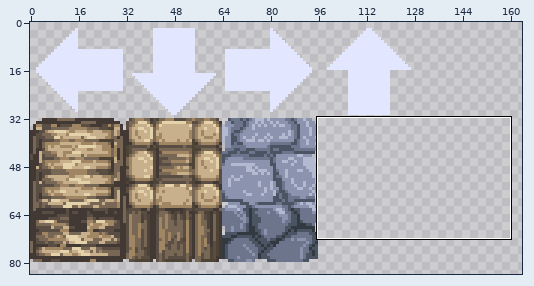
A pixel-art file gets an edit: GEODE/Assets/Sprites/StructureSprites/32x32Sprites.aseprite. The first picture is a wide view before the edit; the outline marks the close-up.
Close-up. Before:
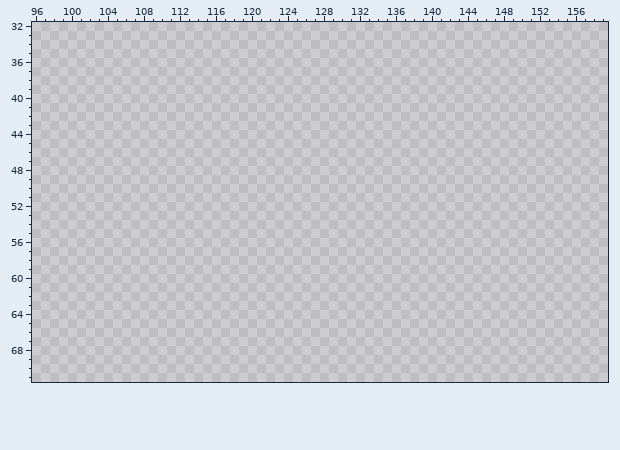
256x256 pixels, 1 frame. Shown: x 96..159, y 32..71. The wide view leaves out empty margins.
New version:
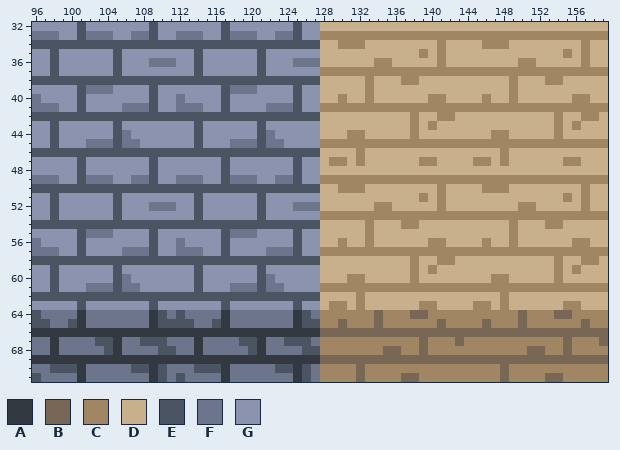
Palette (. is transparent): A #333941  B #796755  C #a08662  D #c7b08b  E #4a5462  F #6d758d  G #8b93af
Change:
y 32: x 96..159 ................................................................ -> GGGGGEGGGGGGGEGGGGGGGEGGGGGGGEGGDDDDDDDDDDDDDDDDDDDDDDDDDDDDDDDD
y 33: x 96..159 ................................................................ -> FFFGGEFFFGGFFEGGFFFGGEFFFGGFFEGGCCCCCCCCCCCCCCCCCCCCCCCCCCCCCCCC
y 34: x 96..159 ................................................................ -> EEEEEEEEEEEEEEEEEEEEEEEEEEEEEEEEDDCCCDDDDDDDDCDDDDCCCDDDDDDDDCDD
y 35: x 96..159 ................................................................ -> GGEGGGGGGEGGGGGGGGEGGGGGGEGGGGGGDDDDDDDDDDDCDCDDDDDDDDDDDDDCDCDD
y 36: x 96..159 ................................................................ -> GGEGGGGGGEGGGFFFGGEGGGGGGEGGGFFFDDDDDDCCDDDDDCDDDDDDDDCCDDDDDCDD
y 37: x 96..159 ................................................................ -> GGEGGGGGGEGGGGGGGGEGGGGGGEGGGGGGCCCCCCCCCCCCCCCCCCCCCCCCCCCCCCCC
y 38: x 96..159 ................................................................ -> EEEEEEEEEEEEEEEEEEEEEEEEEEEEEEEEDDDDDCDDDCCDDDDDDDDDDCDDDCCDDDDD
y 39: x 96..159 ................................................................ -> GGGGGEFFFGGGGEGGGGGGGEFFFGGGGEGGDDDDDCDDDDDDDDDDDDDDDCDDDDDDDDDD
y 40: x 96..159 ................................................................ -> FGGGGEGGGGGGGEGGFGGGGEGGGGGGGEGGDDCDDCDDDDDDCCDDDDCDDCDDDDDDCCDD
y 41: x 96..159 ................................................................ -> FFFGGEGGGGFFFEGGFFFGGEGGGGFFFEGGCCCCCCCCCCCCCCCCCCCCCCCCCCCCCCCC
y 42: x 96..159 ................................................................ -> EEEEEEEEEEEEEEEEEEEEEEEEEEEEEEEEDDDDDDDDDDCDDCCDDDDDDDDDDDCDDCCD
y 43: x 96..159 ................................................................ -> GGEGGGGGGEGGGGGGGGEGGGGGGEGGGGGGDDDDDDDDDDCDCDDDDDDDDDDDDDCDCDDD
y 44: x 96..159 ................................................................ -> GGEGGGGGGEFGGGGGGGEGGGGGGEFGGGGGDDDCCDDDDDCDDDDDDDDCCDDDDDCDDDDD
y 45: x 96..159 ................................................................ -> GGEGGGFFFEFFGGGGGGEGGGFFFEFFGGGGCCCCCCCCCCCCCCCCCCCCCCCCCCCCCCCC
y 46: x 96..159 ................................................................ -> EEEEEEEEEEEEEEEEEEEEEEEEEEEEEEEEDDDDCDDDDDDDDDDDDDDDCDDDDDDDDDDD
y 47: x 96..159 ................................................................ -> GGGGGEGGGGGGGEGGGGGGGEGGGGGGGEGGDCCDCDDDDDDCCDDDDCCDCDDDDDDCCDDD
y 48: x 96..159 ................................................................ -> GGGGGEGGGGGGGEGGGGGGGEGGGGGGGEGGDDDDDDDDDDDDDDDDDDDDDDDDDDDDDDDD
y 49: x 96..159 ................................................................ -> FFFGGEFFFGGFFEGGFFFGGEFFFGGFFEGGCCCCCCCCCCCCCCCCCCCCCCCCCCCCCCCC
y 50: x 96..159 ................................................................ -> EEEEEEEEEEEEEEEEEEEEEEEEEEEEEEEEDDCCCDDDDDDDDCDDDDCCCDDDDDDDDCDD
y 51: x 96..159 ................................................................ -> GGEGGGGGGEGGGGGGGGEGGGGGGEGGGGGGDDDDDDDDDDDCDCDDDDDDDDDDDDDCDCDD
y 52: x 96..159 ................................................................ -> GGEGGGGGGEGGGFFFGGEGGGGGGEGGGFFFDDDDDDCCDDDDDCDDDDDDDDCCDDDDDCDD
y 53: x 96..159 ................................................................ -> GGEGGGGGGEGGGGGGGGEGGGGGGEGGGGGGCCCCCCCCCCCCCCCCCCCCCCCCCCCCCCCC
y 54: x 96..159 ................................................................ -> EEEEEEEEEEEEEEEEEEEEEEEEEEEEEEEEDDDDDCDDDCCDDDDDDDDDDCDDDCCDDDDD
y 55: x 96..159 ................................................................ -> GGGGGEFFFGGGGEGGGGGGGEFFFGGGGEGGDDDDDCDDDDDDDDDDDDDDDCDDDDDDDDDD
y 56: x 96..159 ................................................................ -> FGGGGEGGGGGGGEGGFGGGGEGGGGGGGEGGDDCDDCDDDDDDCCDDDDCDDCDDDDDDCCDD
y 57: x 96..159 ................................................................ -> FFFGGEGGGGFFFEGGFFFGGEGGGGFFFEGGCCCCCCCCCCCCCCCCCCCCCCCCCCCCCCCC
y 58: x 96..159 ................................................................ -> EEEEEEEEEEEEEEEEEEEEEEEEEEEEEEEEDDDDDDDDDDCDDCCDDDDDDDDDDDCDDCCD
y 59: x 96..159 ................................................................ -> GGEGGGGGGEGGGGGGGGEGGGGGGEGGGGGGDDDDDDDDDDCDCDDDDDDDDDDDDDCDCDDD
y 60: x 96..159 ................................................................ -> GGEGGGGGGEFGGGGGGGEGGGGGGEFGGGGGDDDCCDDDDDCDDDDDDDDCCDDDDDCDDDDD
y 61: x 96..159 ................................................................ -> GGEGGGFFFEFFGGGGGGEGGGFFFEFFGGGGCCCCCCCCCCCCCCCCCCCCCCCCCCCCCCCC
y 62: x 96..159 ................................................................ -> EEEEEEEEEEEEEEEEEEEEEEEEEEEEEEEEDDDDCDDDDDDDDDDDDDDDCDDDDDDDDDDD
y 63: x 96..159 ................................................................ -> GGGGGEGGGGGGGEGGGGGGGEGGGGGGGEGGDCCDCDDDDDDCCDDDDCCDCDDDDDDCCDDD
y 64: x 96..159 ................................................................ -> EFFFFAFFFFFFFAEFEFFFFAFFFFFFFAEFCCCCCCBCCCBBCCCCCCCCCCBCCCBBCCCC
y 65: x 96..159 ................................................................ -> EEFFEAFFFFFFFAEEEEFFEAFFFFFFFAEECCBCCCBCCCCCCBCCCCBCCCBCCCCCCBCC
y 66: x 96..159 ................................................................ -> AAAAAAAAAAAAAAAAAAAAAAAAAAAAAAAABBBBBBBBBBBBBBBBBBBBBBBBBBBBBBBB
y 67: x 96..159 ................................................................ -> FFAFFFFEEAFFEEEFFFAFFFFEEAFFEEEFCCCCCCCCCCCBCCCBCCCCCCCCCCCBCCCB
y 68: x 96..159 ................................................................ -> FFAFFFFFEAFFFFEEFFAFFFFFEAFFFFEECCCCCCCBBCCBCCCCCCCCCCCBBCCBCCCC
y 69: x 96..159 ................................................................ -> AAAAAAAAAAAAAAAAAAAAAAAAAAAAAAAABBBBBBBBBBBBBBBBBBBBBBBBBBBBBBBB
y 70: x 96..159 ................................................................ -> FFEEEAFFFFFEEAEFFFEEEAFFFFFEEAEFCCCCBCCCCCCCCCCCCCCCBCCCCCCCCCCC
y 71: x 96..159 ................................................................ -> EFFFFAFFFFFFFAEFEFFFFAFFFFFFFAEFCCCCBCCCCBBCCCCCCCCCBCCCCBBCCCCC
Where, in picture pixels (left, top, right, bottom), the same in both close-ups:
added: (32, 22, 608, 382)
